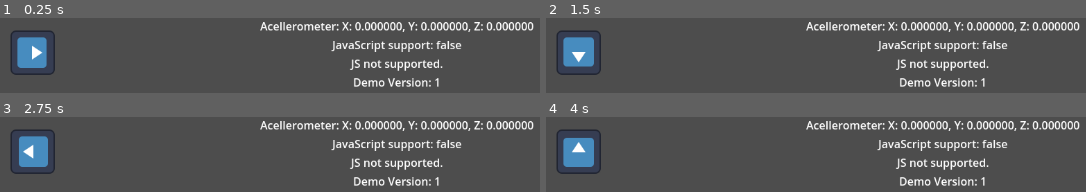
Above: before the commit, frames 1-4 (two rows, left to right).
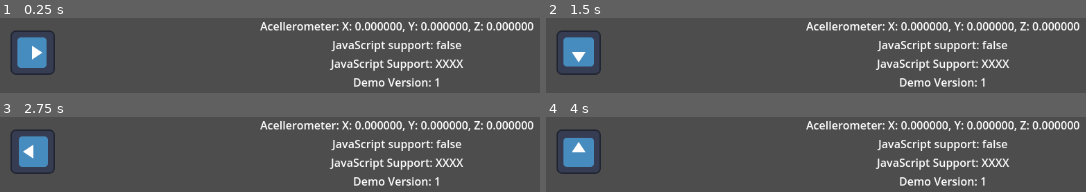
Above: after the commit, the same moments.

Repository: egreenfield323/CS390-group-prototype-2
Game: Godot game, scene res://scenes/test/input_demo.tscn
Two runs of this game, one before a commit and one after it. Both use one fixed random seed, a clock stepped at 60 frames per second and the inputs below. The engine's default icon, where the game draws it, is replaced by a stand-in: a white triangle on a blue panel in a dark square.
Inputs:
- Up to frame 1 (0.25 s): no input
- Up to frame 2 (1.5 s): tap Enter at 0.5 s; tap Space at 1.25 s
- Up to frame 3 (2.75 s): tap Enter at 2 s
- Up to frame 4 (4 s): tap Space at 2.75 s; tap Enter at 3.5 s

The runs differ from the first frame. In frame 1, 1.8% of the frame differs, in the area x 61-86%, y 54-71%; in frame 2, 1.8%; in frame 3, 1.8%; in frame 4, 1.8%.

Commit message:
Test using a Godot callback in JS

Diff:
--- a/autoload/web_input.gd
+++ b/autoload/web_input.gd
@@ -1,30 +1,41 @@
 extends Node
 # Based on https://github.com/godotengine/godot-proposals/issues/2526
 
+signal flags_updated(flags)
+
+var _js_callback = JavaScriptBridge.create_callback(func(args): flags_updated.emit(args))
 func _init():
 	if !supports_js():
 		return
-	JavaScriptBridge.eval("""
-		var acceleration = { x: 0, y: 0, z: 0 }
+	#JavaScriptBridge.eval("""
+		#var acceleration = { x: 0, y: 0, z: 0 }
+#
+		#function registerMotionListener() {
+			#window.ondevicemotion = function(event) {
+				#if (event.acceleration.x === null) return
+				#acceleration.x = event.acceleration.x
+				#acceleration.y = event.acceleration.y
+				#acceleration.z = event.acceleration.z
+			#}
+		#}
+#
+		#if (typeof DeviceOrientationEvent.requestPermission === 'function') {
+			#DeviceOrientationEvent.requestPermission().then(function(state) {
+				#if (state === 'granted') registerMotionListener()
+			#})
+		#}
+		#else {
+			#registerMotionListener()
+		#}
+	#""", true)
+	var orientation = JavaScriptBridge.get_interface("DeviceOrientationEvent")
+	orientation.then(_js_callback)
 
-		function registerMotionListener() {
-			window.ondevicemotion = function(event) {
-				if (event.acceleration.x === null) return
-				acceleration.x = event.acceleration.x
-				acceleration.y = event.acceleration.y
-				acceleration.z = event.acceleration.z
-			}
-		}
 
-		if (typeof DeviceOrientationEvent.requestPermission === 'function') {
-			DeviceOrientationEvent.requestPermission().then(function(state) {
-				if (state === 'granted') registerMotionListener()
-			})
-		}
-		else {
-			registerMotionListener()
-		}
-	""", true)
+func register_accelerometer_listener() -> void:
+	var window = JavaScriptBridge.get_interface("window")
+	window.ondevicemotion = _js_callback
+
 
 func get_accelerometer() -> Vector3:
 	if !supports_js(): return Input.get_accelerometer()
--- a/scenes/test/input_demo.gd
+++ b/scenes/test/input_demo.gd
@@ -5,7 +5,10 @@
 
 
 func _ready() -> void:
-	$VBox/UserAgent.text = WebInput.try_permission()
+	WebInput.flags_updated.connect(
+		func(args):
+			$VBox/UserAgent.text = str(args)
+	)
 	$VBox/Support.text = SUPPORT_TEXT % WebInput.supports_js()
 
 func _process(delta: float) -> void:
Not shown, changed: index.html
Not shown, changed: index.pck
